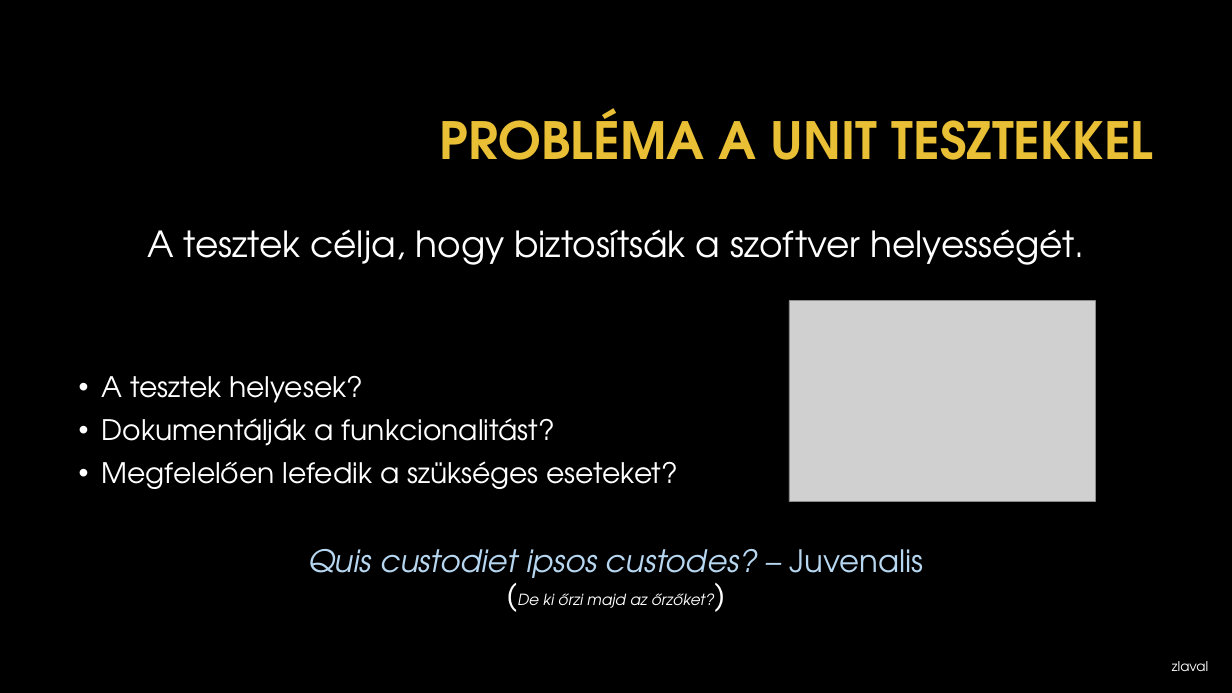
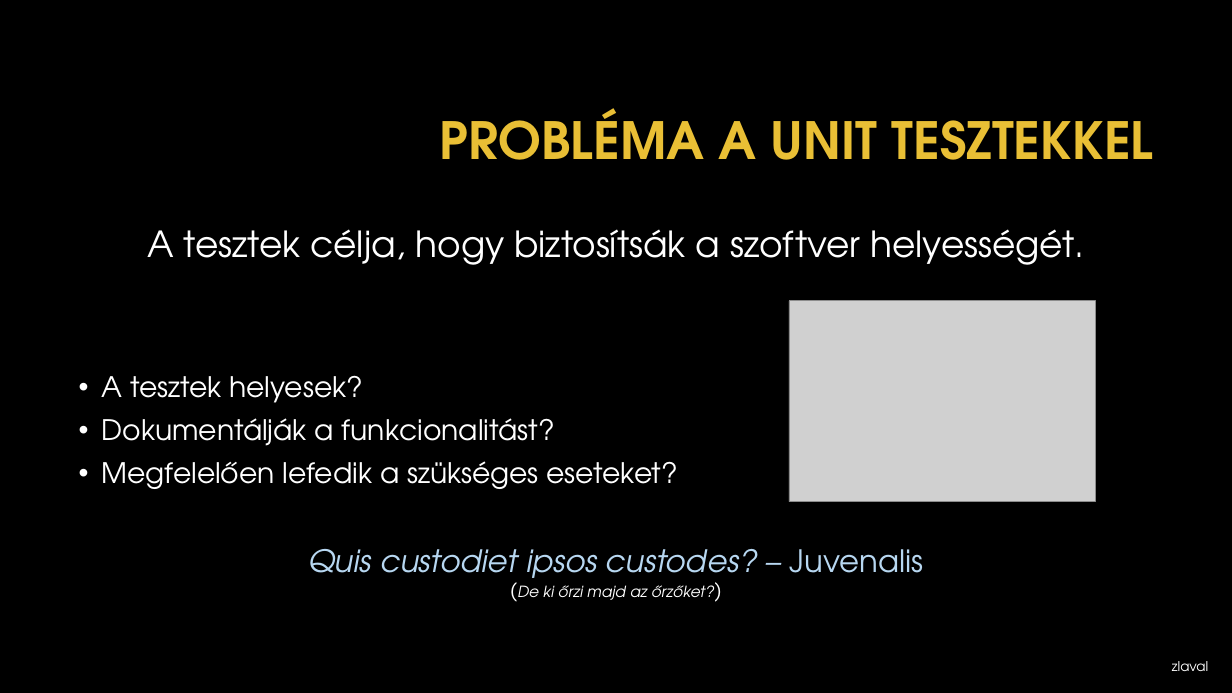
Before and after one commit to zlaval/mutation-test-presentation, a slide deck: slide 2 of doc/presentation-mutation.pptx. Drawn at 1232x693 pixels with LibreOffice and Linux fonts; fonts in the diff are those of the drawing; grey boxes stand for pictures; background and template pictures are left out. Boxes give left, top, right and bottom in pixels: in the first picture for what was removed or moved away, otherwise in the second. Text is boxed around its words. In the diff, an @@ line names an element or a change of style, - is before the commit and + after.

```diff
--- a/doc/presentation-mutation.pptx
+++ b/doc/presentation-mutation.pptx
@@ text at bbox=[308, 549, 924, 600]: size 24 to 16 pt in "(De őrzőket?)" @@
```
Also in this commit, not shown: 6 other slides changed.
